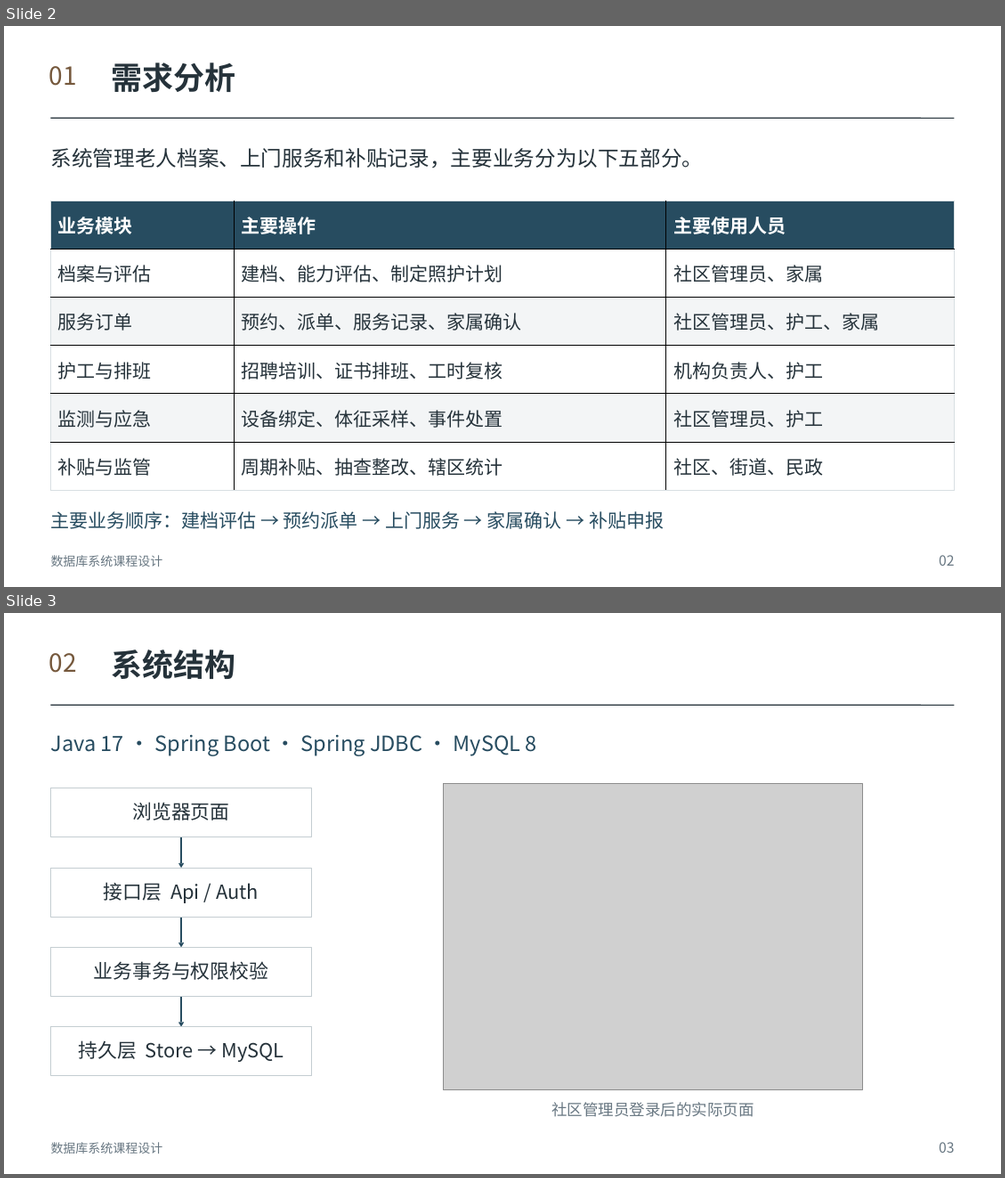
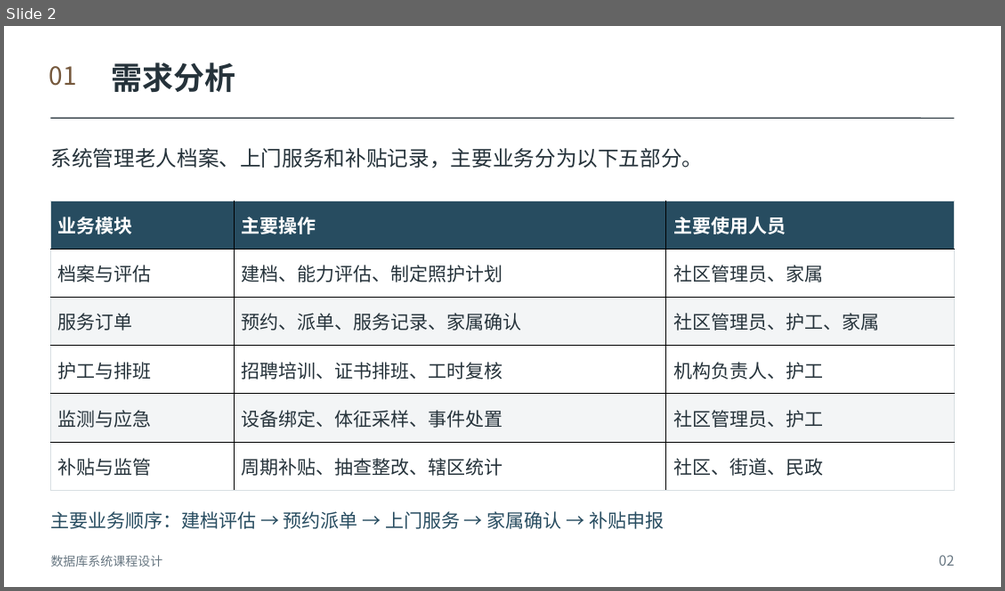
Before and after one commit to Herbertlyw/db_eldercare, a slide deck: outputs/社区居家养老平台课程答辩_修订版.pptx. Shown one above the other, each under a label of ours: slides 2 and 3 before the commit, slide 2 after it. The pictures are 1005x1178 and 1005x591 pixels, drawn with LibreOffice and Linux fonts; fonts in the diff are those of the drawing; grey boxes stand for pictures. Boxes give left, top, right and bottom in pixels: in the first picture for what was removed or moved away, otherwise in the second. Text is boxed around its words. In the diff, an @@ line names an element or a change of style, - is before the commit and + after.

Commit message:
同步当前 Java 架构的课程报告、答辩材料和运行验证

```diff
--- a/outputs/社区居家养老平台课程答辩_修订版.pptx
+++ b/outputs/社区居家养老平台课程答辩_修订版.pptx
@@ slide 3 removed at bbox=[4, 613, 1001, 1174], background #FFFFFF @@
@@ text removed at bbox=[49, 653, 77, 673] @@
-02
@@ text removed at bbox=[112, 649, 236, 679] @@
-系统结构
@@ line removed from (50, 705) to (955, 705) @@
@@ text removed at bbox=[50, 735, 537, 756] @@
-Java 17 · Spring Boot · Spring JDBC · MySQL 8
@@ rectangle removed at bbox=[50, 788, 311, 837] @@
@@ picture removed at bbox=[443, 784, 863, 1089] @@
@@ text removed at bbox=[132, 802, 229, 820] @@
-浏览器页面
@@ arrow removed from (181, 837) to (181, 868) @@
@@ rectangle removed at bbox=[50, 868, 311, 917] @@
@@ text removed at bbox=[104, 882, 259, 903] @@
-接口层 Api / Auth
@@ arrow removed from (181, 916) to (181, 948) @@
@@ rectangle removed at bbox=[50, 948, 311, 997] @@
@@ text removed at bbox=[94, 961, 269, 980] @@
-业务事务与权限校验
@@ arrow removed from (181, 996) to (181, 1027) @@
@@ rectangle removed at bbox=[50, 1027, 311, 1076] @@
@@ text removed at bbox=[79, 1040, 283, 1062] @@
-持久层 Store → MySQL
@@ text removed at bbox=[551, 1102, 753, 1117] @@
-社区管理员登录后的实际页面
@@ text removed at bbox=[51, 1142, 163, 1153] @@
-数据库系统课程设计
@@ text removed at bbox=[938, 1142, 954, 1152] @@
-03
```
Also in this commit, not shown: 9 slides changed, 2 slides added, 14 other files.
